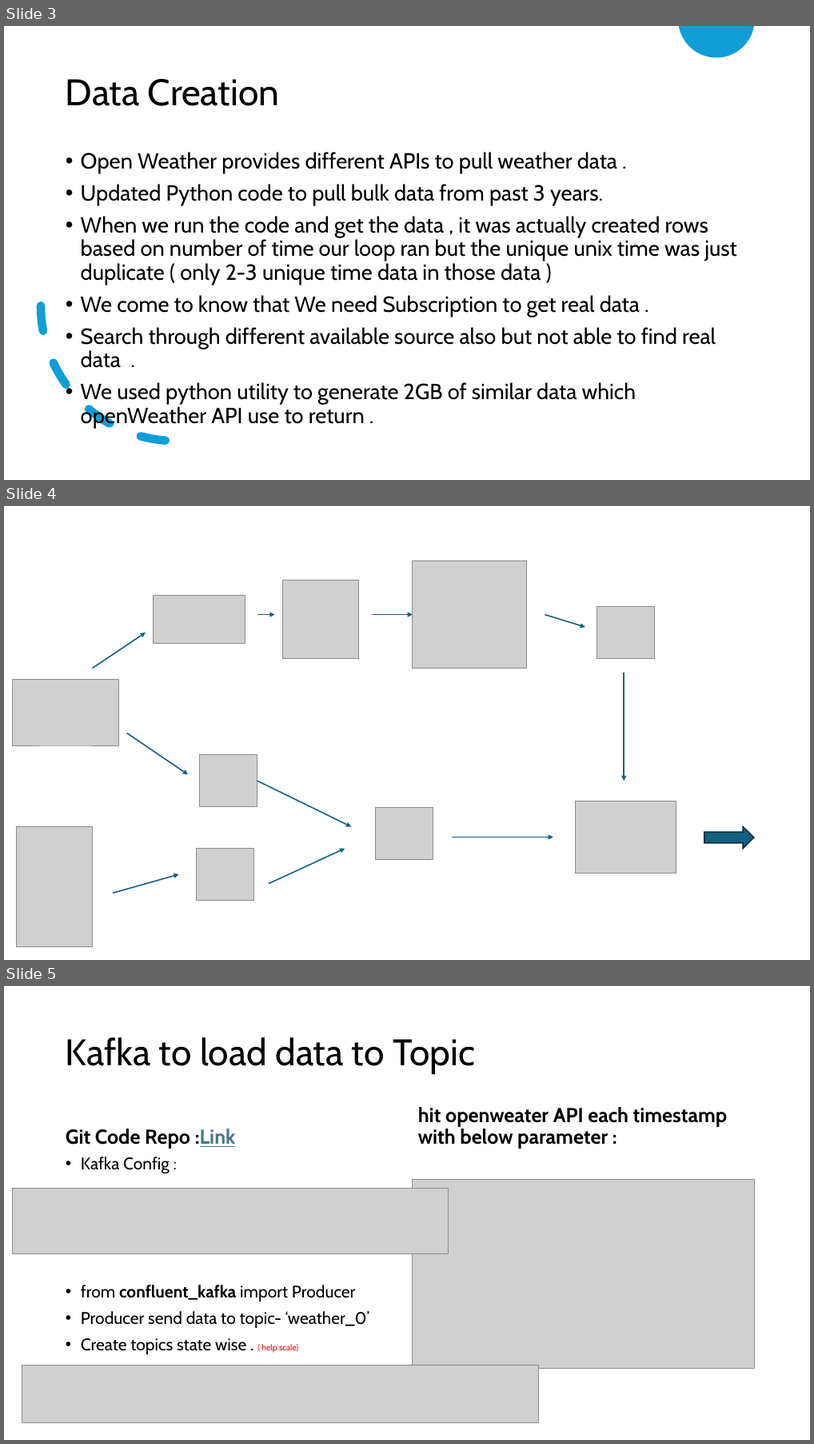
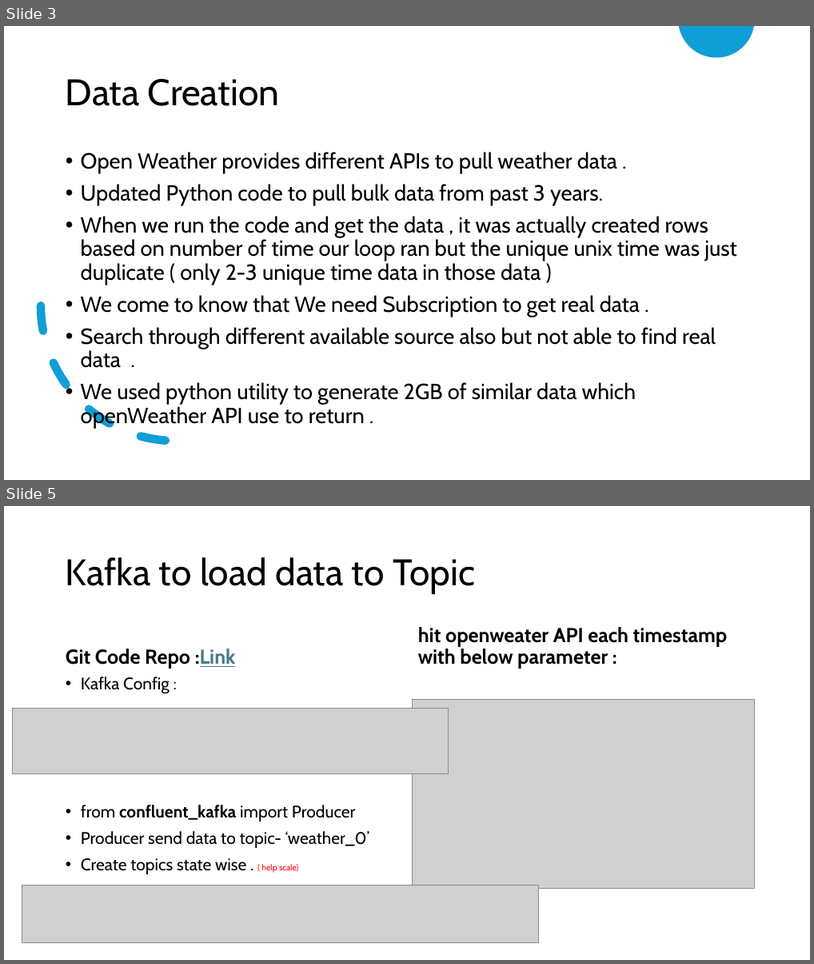
Before and after one commit to cksinghnet/Weather-Based-Grid-Optimization, a slide deck: DataEnggFinalProjectPPT.pptx. Shown one above the other, each under a label of ours: slides 3, 4 and 5 before the commit, slides 3 and 5 after it; the slides between them are not shown. The pictures are 814x1444 and 814x964 pixels, drawn with LibreOffice and Linux fonts; fonts in the diff are those of the drawing; grey boxes stand for pictures. Boxes give left, top, right and bottom in pixels: in the first picture for what was removed or moved away, otherwise in the second. Text is boxed around its words. In the diff, an @@ line names an element or a change of style, - is before the commit and + after.

```diff
--- a/DataEnggFinalProjectPPT.pptx
+++ b/DataEnggFinalProjectPPT.pptx
@@ slide 4 removed at (x1=4, y1=506, x2=810, y2=960), background #FFFFFF @@
@@ picture removed at (x1=413, y1=561, x2=527, y2=668) @@
@@ picture removed at (x1=154, y1=596, x2=246, y2=644) @@
@@ picture removed at (x1=283, y1=580, x2=358, y2=659) @@
@@ arrow removed from (258, 614) to (275, 614) @@
@@ arrow removed from (373, 614) to (413, 614) @@
@@ arrow removed from (546, 614) to (586, 627) @@
@@ picture removed at (x1=598, y1=607, x2=655, y2=658) @@
@@ arrow removed from (92, 668) to (146, 632) @@
@@ arrow removed from (625, 673) to (625, 780) @@
@@ picture removed at (x1=13, y1=679, x2=118, y2=745) @@
@@ arrow removed from (127, 733) to (188, 775) @@
@@ picture removed at (x1=199, y1=755, x2=258, y2=806) @@
@@ arrow removed from (258, 780) to (351, 827) @@
@@ picture removed at (x1=375, y1=808, x2=434, y2=859) @@
@@ picture removed at (x1=576, y1=801, x2=677, y2=873) @@
@@ picture removed at (x1=16, y1=827, x2=92, y2=947) @@
@@ arrow removed from (452, 837) to (554, 837) @@
@@ right arrow removed at (x1=705, y1=827, x2=754, y2=848) @@
@@ picture removed at (x1=196, y1=848, x2=254, y2=900) @@
@@ arrow removed from (269, 884) to (345, 848) @@
@@ arrow removed from (113, 892) to (179, 875) @@
```
Also in this commit, not shown: 1 slide added.
